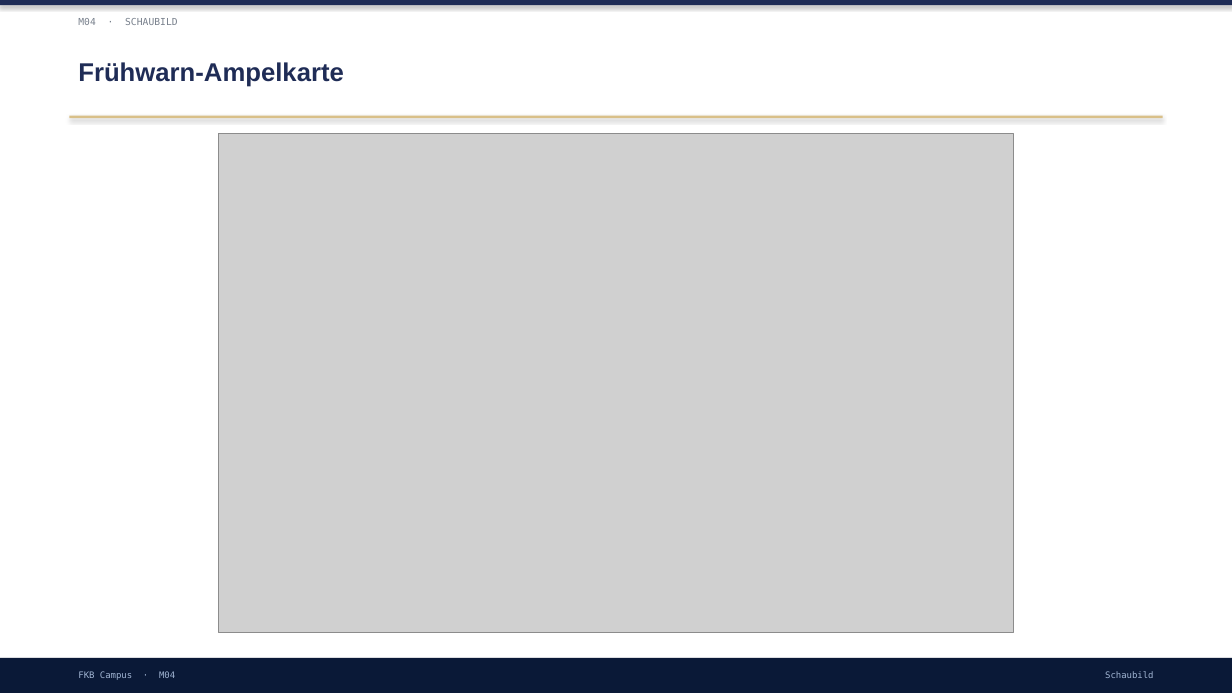
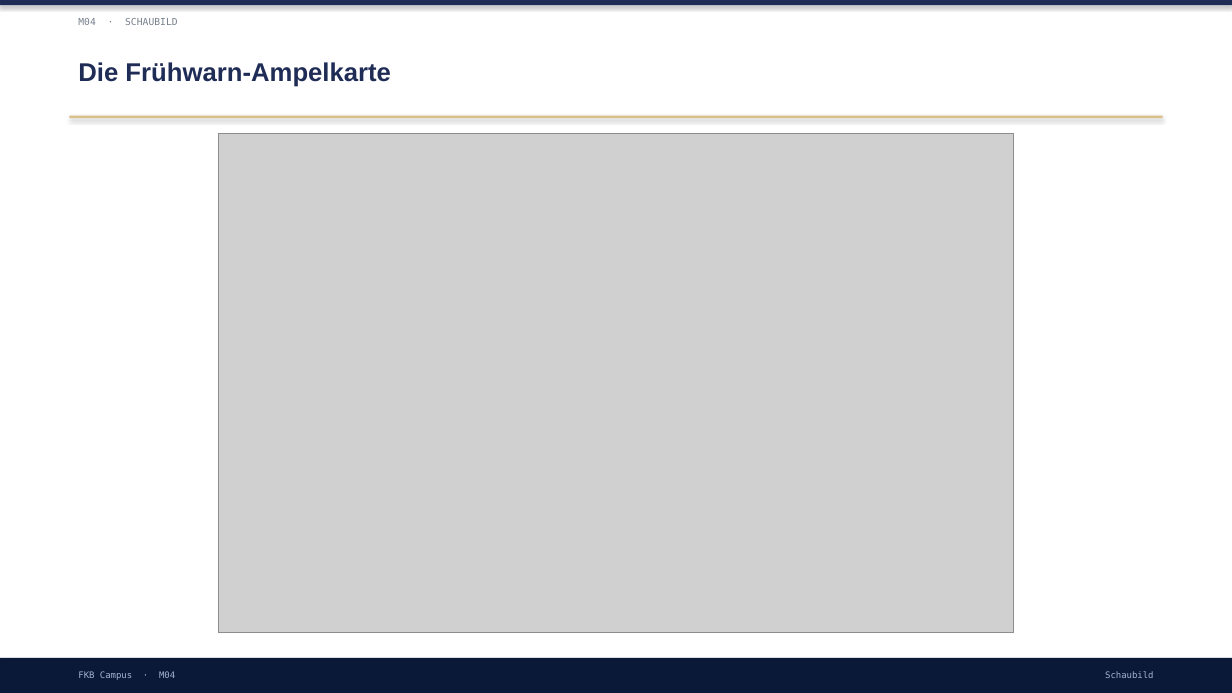
Before and after one commit to ck5rqc47pr-byte/firmenkundenakademie-online, a slide deck: slide 8 of protected-downloads/praesentation/M04.pptx (slide 10 before the commit). Drawn at 1232x693 pixels with LibreOffice and Linux fonts; fonts in the diff are those of the drawing; grey boxes stand for pictures. Boxes give left, top, right and bottom in pixels: in the first picture for what was removed or moved away, otherwise in the second. Text is boxed around its words. In the diff, an @@ line names an element or a change of style, - is before the commit and + after.

```diff
--- a/protected-downloads/praesentation/M04.pptx
+++ b/protected-downloads/praesentation/M04.pptx
@@ text at [78,62,391,87]: text changed @@
-Frühwarn-Ampelkarte
+Die Frühwarn-Ampelkarte
```
Also in this commit, not shown: 4 other slides changed, 5 slides added, 4 slides removed, 1 other file.
